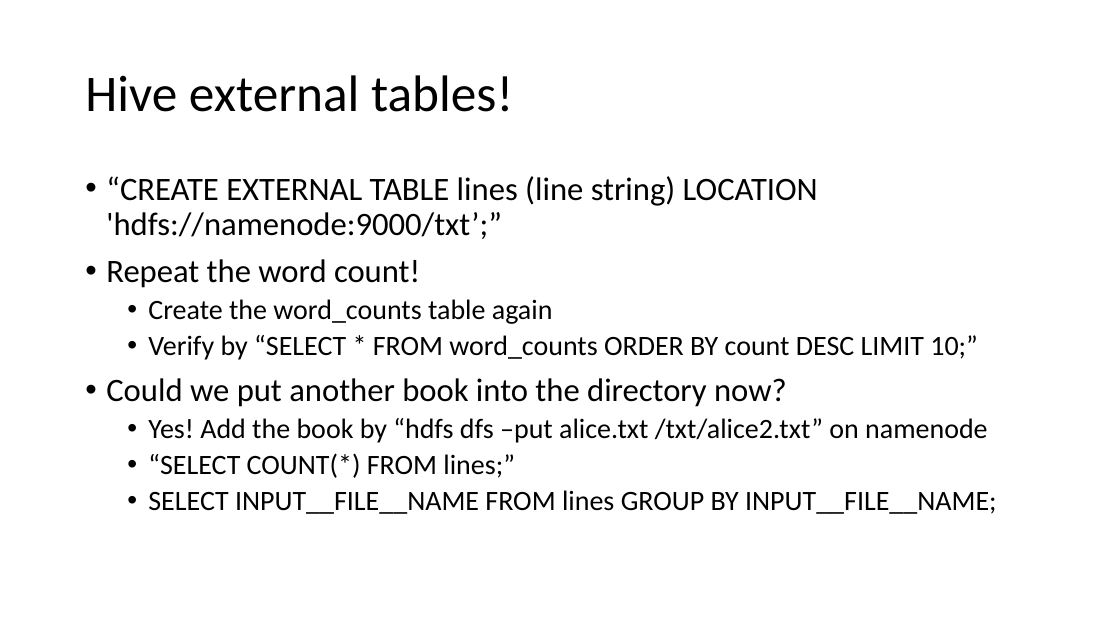
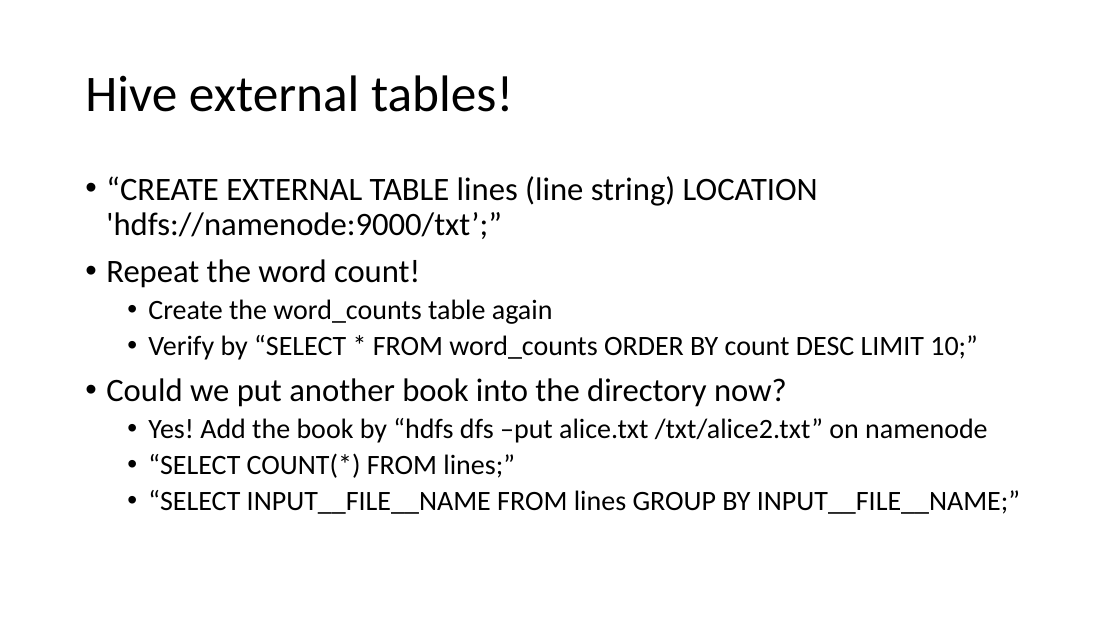
Before and after one commit to jakobhviid/BDDST21, a slide deck: slide 8 of Lecture7/Lecture7Ex.pptx. Drawn at 1120x630 pixels with LibreOffice and Linux fonts; fonts in the diff are those of the drawing. Boxes give left, top, right and bottom in pixels: in the first picture for what was removed or moved away, otherwise in the second. Text is boxed around its words. In the diff, an @@ line names an element or a change of style, - is before the commit and + after.

```diff
--- a/Lecture7/Lecture7Ex.pptx
+++ b/Lecture7/Lecture7Ex.pptx
@@ text at <box>148,490,1020,514</box>: text changed @@
-  • SELECT INPUT__FILE__NAME FROM lines GROUP BY INPUT__FILE__NAME;
+  • “SELECT INPUT__FILE__NAME FROM lines GROUP BY INPUT__FILE__NAME;”
```
Also in this commit, not shown: 2 other slides changed, 3 other files.
